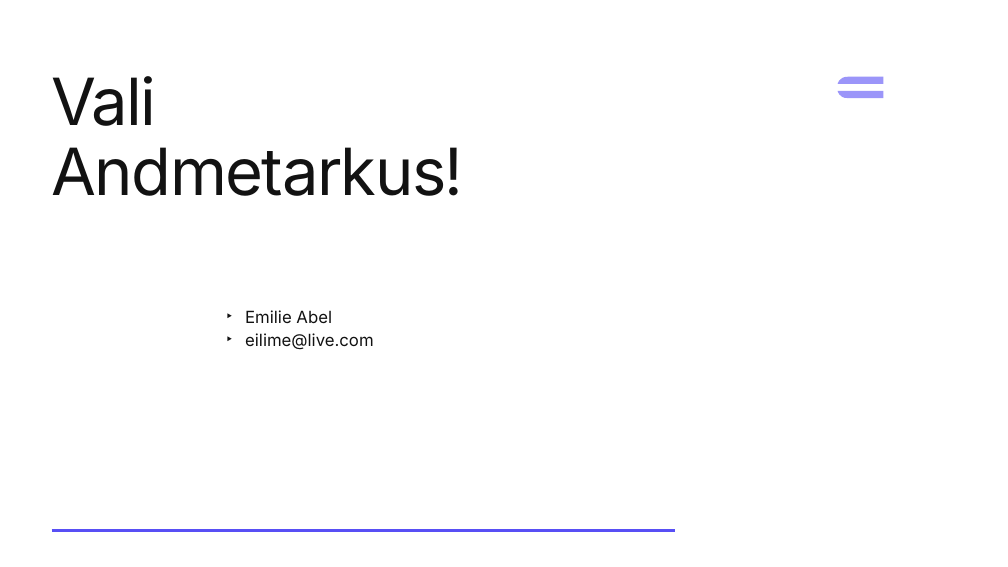
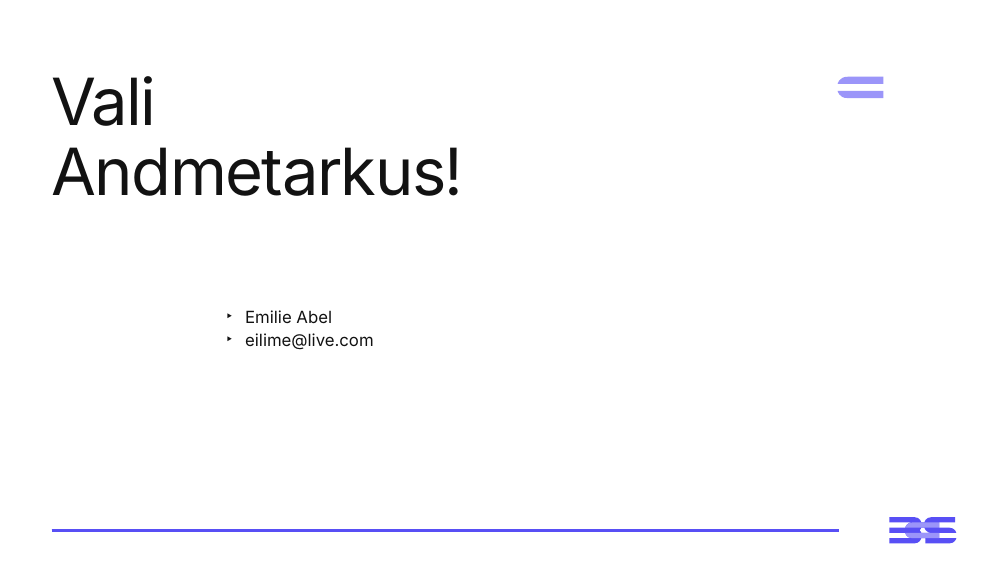
Before and after one commit to emilieabel/andmetarkus, a slide deck: slide 1 of Materjalid/Day6 SQL/6-paev-andmetarkus-esitlus.pptx. Drawn at 1008x567 pixels with LibreOffice and Linux fonts; fonts in the diff are those of the drawing; background and template pictures are left out. Boxes give left, top, right and bottom in pixels: in the first picture for what was removed or moved away, otherwise in the second. Text is boxed around its words. In the diff, an @@ line names an element or a change of style, - is before the commit and + after.

```diff
--- a/Materjalid/Day6 SQL/6-paev-andmetarkus-esitlus.pptx
+++ b/Materjalid/Day6 SQL/6-paev-andmetarkus-esitlus.pptx
@@ line added from (51, 531) to (839, 531), #584FF5 3 pt @@
@@ freeform shape added at <box>890,517,957,544</box>, fill #584FF5 @@
@@ freeform shape added at <box>906,523,940,538</box>, fill #9B95F9 @@
```
Also in this commit, not shown: 4 other slides changed, 27 slides added, 9 slides removed, 59 other files.
